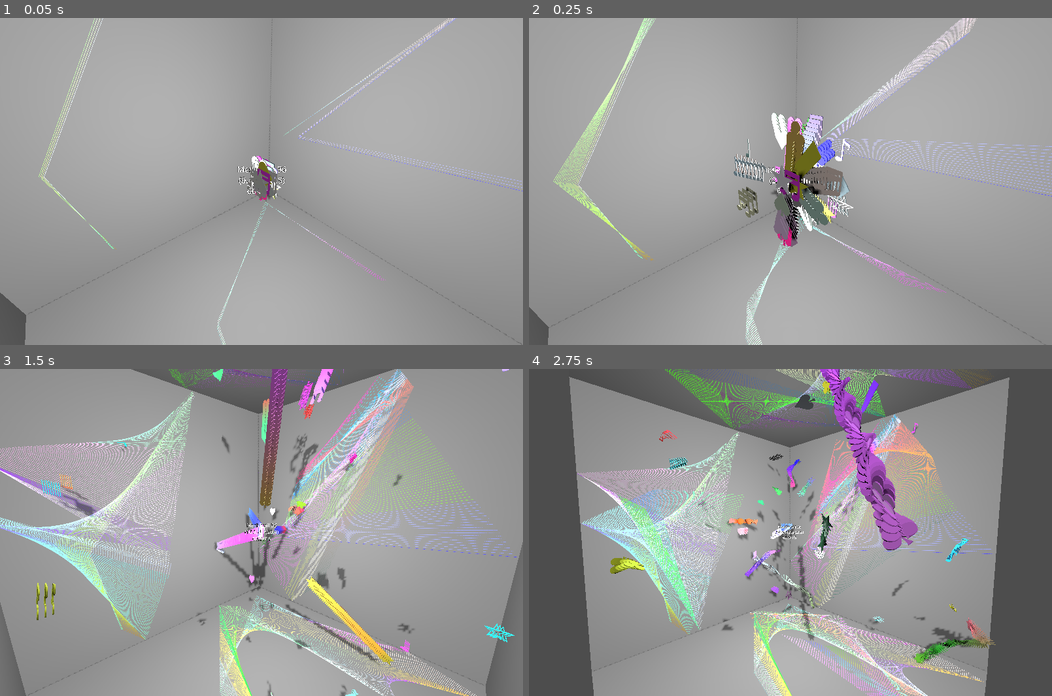
Above: before the commit, frames 1-4 (two rows, left to right).
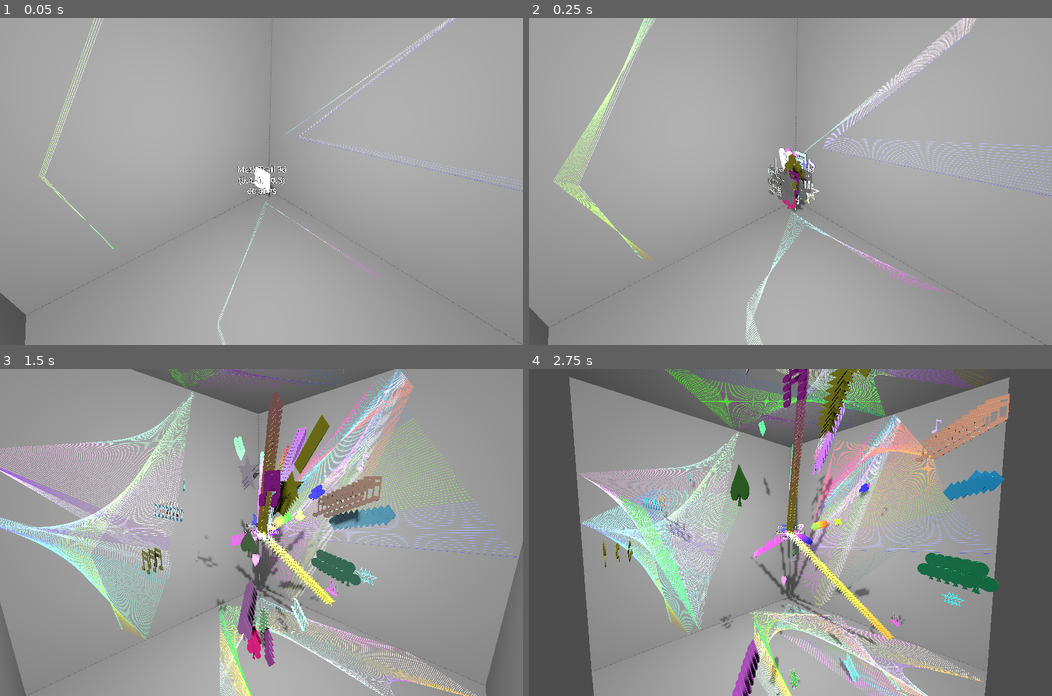
Above: after the commit, the same moments.

Repository: kasworld/gd4game3d
Game: Godot game, scene res://main.tscn
Same seed, same stepped clock (60 frames per second), same inputs: the game is played once before the commit and once after it.
Inputs (mouse positions are in pixels of both pictures, inside the frame that each line leads up to):
- Up to frame 1 (0.05 s): no input
- Up to frame 2 (0.25 s): no input
- Up to frame 3 (1.5 s): tap Enter at 0.5 s; move the mouse to (376, 516) at 0.52 s; click (376, 516) at 0.67 s; move the mouse to (156, 548) at 1.27 s; click (156, 548) at 1.42 s
- Up to frame 4 (2.75 s): move the mouse to (842, 460) at 2.02 s; click (842, 460) at 2.17 s

The runs differ from the first frame. In frame 1, 0.5% of the frame differs, in the area x 47-54%, y 42-57%; in frame 2, 4.0%; in frame 3, 10%; in frame 4, 13%, in the area x 14-92%, y 0-100%.

Commit message:
update meshtrail

Diff:
--- a/global/named_color_list.gd
+++ b/global/named_color_list.gd
@@ -21,12 +21,55 @@
 			rtn.append(i)
 	return rtn
 
-func make_dark_color_list(l :float= 0.5) -> Array:
-	var rtn := []
-	for i in color_list:
+func make_dark_color_list(l :float= 0.5, clist = color_list) -> Array:
+	var rtn := []
+	for i in clist:
 		if i[0].get_luminance() < l:
 			rtn.append(i)
 	return rtn
+
+func make_red_color_list(clist = color_list) -> Array:
+	var rtn := []
+	for i in clist:
+		if i[0].r > i[0].g and i[0].r > i[0].b:
+			rtn.append(i)
+	return rtn
+
+func make_blue_color_list(clist = color_list) -> Array:
+	var rtn := []
+	for i in clist:
+		if i[0].b > i[0].g and i[0].b > i[0].r:
+			rtn.append(i)
+	return rtn
+
+func make_green_color_list(clist = color_list) -> Array:
+	var rtn := []
+	for i in clist:
+		if i[0].g > i[0].r and i[0].g > i[0].b:
+			rtn.append(i)
+	return rtn
+
+func make_yellow_color_list(clist = color_list) -> Array:
+	var rtn := []
+	for i in clist:
+		if i[0].r > i[0].b and i[0].g > i[0].b:
+			rtn.append(i)
+	return rtn
+
+func make_cyan_color_list(clist = color_list) -> Array:
+	var rtn := []
+	for i in clist:
+		if i[0].b > i[0].r and i[0].g > i[0].r:
+			rtn.append(i)
+	return rtn
+
+func make_magenta_color_list(clist = color_list) -> Array:
+	var rtn := []
+	for i in clist:
+		if i[0].b > i[0].g and i[0].r > i[0].g:
+			rtn.append(i)
+	return rtn
+
 
 const color_list = [
 [Color.ALICE_BLUE, "ALICE_BLUE"],
--- a/main.gd
+++ b/main.gd
@@ -22,16 +22,30 @@
 	b_box = AABB( -bound_size/2, bound_size)
 
 	for mt in MeshTrailTypeList:
-		var ball = meshtrail_scene.instantiate().init_OnBounce().set_get_random_color_fn(random_color3).init( bounce, 0.5, randi_range(1,10), mt, Vector3.ZERO)
+		var ball = meshtrail_scene.instantiate(
+			).init_OnBounce(
+			).set_get_random_color_fn(random_color3
+			).init( bounce, 0.5, randi_range(1,10), mt, Vector3.ZERO
+			).set_speed(20,40,0.05)
 		$MeshTrailContainer.add_child(ball)
 	for mt in MeshTrailTypeList:
-		var ball = meshtrail_scene.instantiate().init_MeshGradient().set_get_random_color_fn(random_color3).init( bounce, 0.5, randi_range(10,100), mt, Vector3.ZERO)
+		var ball = meshtrail_scene.instantiate(
+			).init_MeshGradient(
+			).set_get_random_color_fn(random_color3
+			).init( bounce, 0.5, randi_range(10,100), mt, Vector3.ZERO
+			).set_speed(20,40,0.05)
 		$MeshTrailContainer.add_child(ball)
 	for mt in MeshTrailTypeList:
-		var ball = meshtrail_scene.instantiate().init_ByPosition(b_box).init( bounce, 0.5, randi_range(1,10), mt, Vector3.ZERO)
+		var ball = meshtrail_scene.instantiate(
+			).init_ByPosition(b_box
+			).init( bounce, 0.5, randi_range(1,10), mt, Vector3.ZERO
+			).set_speed(20,40,0.05)
 		$MeshTrailContainer.add_child(ball)
 	for mt in MeshTrailTypeList:
-		var ball = meshtrail_scene.instantiate().init_ByPositionFn(get_color_ByPosition).init( bounce, 0.5, randi_range(1,10), mt, Vector3.ZERO)
+		var ball = meshtrail_scene.instantiate(
+			).init_ByPositionFn(get_color_ByPosition
+			).init( bounce, 0.5, randi_range(1,10), mt, Vector3.ZERO
+			).set_speed(20,40,0.05)
 		$MeshTrailContainer.add_child(ball)
 
 	$MovingCamera.init( b_box, Vector3.ZERO, $MeshTrailContainer.get_child(0) )
--- a/mesh_trail/mesh_trail.gd
+++ b/mesh_trail/mesh_trail.gd
@@ -14,11 +14,11 @@
 var color_progress :int # 0 to mesh_count-1
 func get_color_MeshGradient() -> Color:
 	color_progress += 1
-	if color_progress >= multimesh.instance_count:
+	if color_progress >= $MultiMeshInstance3D.multimesh.instance_count:
 		color_from = color_to
 		color_to = get_random_color_fn.call()
 		color_progress = 0
-	return lerp(color_from, color_to, float(color_progress)/float(multimesh.instance_count))
+	return lerp(color_from, color_to, float(color_progress)/float($MultiMeshInstance3D.multimesh.instance_count))
 
 func init_MeshGradient() -> MeshTrail:
 	color_mode = ColorMode.MeshGradient
@@ -47,10 +47,9 @@
 	get_random_color_fn = fn
 	return self
 func get_random_color() -> Color:
-	#return NamedColorList.color_list.pick_random()[0]
 	return Color(randf(),randf(),randf())
 
-var velocity :Vector3
+var head_velocity :Vector3
 var bounce_fn :Callable
 var radius :float
 var speed_max :float
@@ -59,40 +58,40 @@
 var current_rotation :float
 var current_rotation_velocity :float
 var rotation_velocity_deviation :float
-var mesh_trail :MultiMeshInstance3D
-var multimesh :MultiMesh
 
 func init(bounce_fn_a :Callable, radius_a :float, mesh_count :int, mesh_type, initial_pos :Vector3, rotation_velocity_deviation_a :float = 4*PI) -> MeshTrail:
 	radius = radius_a
 	bounce_fn = bounce_fn_a
 	rotation_velocity_deviation = rotation_velocity_deviation_a
-	speed_max = radius * 120
-	speed_min = radius * 80
-	velocity = Vector3( (randf()-0.5)*speed_max,(randf()-0.5)*speed_max,(randf()-0.5)*speed_max)
+	speed_max = radius * 40
+	speed_min = radius * 20
+	head_velocity = Vector3( (randf()-0.5)*speed_max, (randf()-0.5)*speed_max, (randf()-0.5)*speed_max)
 	color_from = get_random_color_fn.call()
 	color_to = get_random_color_fn.call()
 	make_mat_multi(new_mesh_by_type(mesh_type,radius), mesh_count, initial_pos)
+	old_tick = Time.get_unix_time_from_system()
 	return self
 
-func make_mat_multi(mesh :Mesh,count :int, initial_pos:Vector3):
-	var mat = Global3d.get_color_mat(Color.WHITE)
+func set_speed(mins :float, maxs :float, tick_sec :float) -> MeshTrail:
+	speed_max = maxs
+	speed_min = mins
+	$Timer.wait_time = tick_sec
+	return self
+
+func make_mat_multi(mesh :Mesh, count :int, initial_pos:Vector3):
+	var mat = StandardMaterial3D.new()
+	mat.albedo_color = Color.WHITE
 	mat.vertex_color_use_as_albedo = true
 	mesh.material = mat
-	multimesh = MultiMesh.new()
-	multimesh.mesh = mesh
-	multimesh.transform_format = MultiMesh.TRANSFORM_3D
-	multimesh.use_colors = true # before set instance_count
+	$MultiMeshInstance3D.multimesh.mesh = mesh
 	# Then resize (otherwise, changing the format is not allowed).
-	multimesh.instance_count = count
-	multimesh.visible_instance_count = count
-	mesh_trail = MultiMeshInstance3D.new()
-	mesh_trail.multimesh = multimesh
-	add_child(mesh_trail)
+	$MultiMeshInstance3D.multimesh.instance_count = count
+	$MultiMeshInstance3D.multimesh.visible_instance_count = count
 
-	for i in multimesh.visible_instance_count:
+	for i in $MultiMeshInstance3D.multimesh.visible_instance_count:
 		set_color_by_mode(i, initial_pos)
 		var t = Transform3D(Basis(), initial_pos)
-		multimesh.set_instance_transform(i,t)
+		$MultiMeshInstance3D.multimesh.set_instance_transform(i,t)
 
 func set_color_by_mode(mesh_index :int, pos :Vector3) -> void:
 	var co :Color
@@ -103,30 +102,33 @@
 			co = color_from
 		ColorMode.MeshGradient:
 			co = get_color_MeshGradient()
-	multimesh.set_instance_color(mesh_index, co)
+	$MultiMeshInstance3D.multimesh.set_instance_color(mesh_index, co)
 
 func set_multi_pos_rot(i :int, pos :Vector3, axis :Vector3, rot :float) -> void:
 	var t = Transform3D(Basis(), pos)
 	t = t.rotated_local(axis, rot)
-	multimesh.set_instance_transform(i,t )
+	$MultiMeshInstance3D.multimesh.set_instance_transform(i,t )
 
-func _process(delta: float) -> void:
-	move(delta)
+var old_tick :float
+func _on_timer_timeout() -> void:
+	var new_tick = Time.get_unix_time_from_system()
+	move(new_tick - old_tick)
+	old_tick = new_tick
 
 func move(delta :float) -> void:
 	var old_cursor = obj_cursor
 	obj_cursor +=1
-	obj_cursor %= multimesh.instance_count
+	obj_cursor %= $MultiMeshInstance3D.multimesh.instance_count
 	move_trail(delta, old_cursor, obj_cursor)
 
 func move_trail(delta: float, oldi :int, newi:int) -> void:
-	var oldpos = multimesh.get_instance_transform(oldi).origin
-	var newpos = oldpos + velocity * delta
+	var oldpos = $MultiMeshInstance3D.multimesh.get_instance_transform(oldi).origin
+	var newpos = oldpos + head_velocity * delta
 	var bn = bounce_fn.call(oldpos,newpos,radius)
 	for i in 3:
 		# change vel on bounce
 		if bn.bounced[i] != 0 :
-			velocity[i] = -random_positive(speed_max/2)*bn.bounced[i]
+			head_velocity[i] = -randf_range(speed_min, speed_max)*bn.bounced[i]
 
 	if bn.bounced != Vector3i.ZERO:
 		if color_mode == ColorMode.OnBounce:
@@ -134,13 +136,13 @@
 		current_rotation_velocity =  randfn(0, rotation_velocity_deviation)
 	current_rotation += current_rotation_velocity * delta
 
-	set_multi_pos_rot(newi, bn.pos, velocity.normalized(), current_rotation)
+	set_multi_pos_rot(newi, bn.pos, head_velocity.normalized(), current_rotation)
 	set_color_by_mode(newi, newpos)
 
-	if velocity.length() > speed_max:
-		velocity = velocity.normalized() * speed_max
-	if velocity.length() < speed_min:
-		velocity = velocity.normalized() * speed_min
+	if head_velocity.length() > speed_max:
+		head_velocity = head_velocity.normalized() * speed_max
+	if head_velocity.length() < speed_min:
+		head_velocity = head_velocity.normalized() * speed_min
 
 func new_mesh_by_type(mesh_type , r :float) -> Mesh:
 	var mesh:Mesh
@@ -175,6 +177,3 @@
 			mesh.font_size = r*200
 			mesh.text = "%s" % mesh_type
 	return mesh
-
-func random_positive(w :float) -> float:
-	return randf_range(w/10,w)
--- a/mesh_trail/mesh_trail.tscn
+++ b/mesh_trail/mesh_trail.tscn
@@ -1,6 +1,20 @@
-[gd_scene load_steps=2 format=3 uid="uid://cy34xu36jq84y"]
+[gd_scene load_steps=3 format=3 uid="uid://cy34xu36jq84y"]
 
 [ext_resource type="Script" uid="uid://dtntmrnos3ie" path="res://mesh_trail/mesh_trail.gd" id="1_8pbi7"]
 
+[sub_resource type="MultiMesh" id="MultiMesh_0ntik"]
+resource_local_to_scene = true
+transform_format = 1
+use_colors = true
+
 [node name="MeshTrail" type="Node3D"]
 script = ExtResource("1_8pbi7")
+
+[node name="MultiMeshInstance3D" type="MultiMeshInstance3D" parent="."]
+multimesh = SubResource("MultiMesh_0ntik")
+
+[node name="Timer" type="Timer" parent="."]
+wait_time = 0.05
+autostart = true
+
+[connection signal="timeout" from="Timer" to="." method="_on_timer_timeout"]
--- a/project.godot
+++ b/project.godot
@@ -12,7 +12,7 @@
 
 config/name="gd4game3d"
 run/main_scene="res://main.tscn"
-config/features=PackedStringArray("4.4", "Forward Plus")
+config/features=PackedStringArray("4.5", "Forward Plus")
 boot_splash/fullsize=false
 config/icon="res://icon.svg"
 
